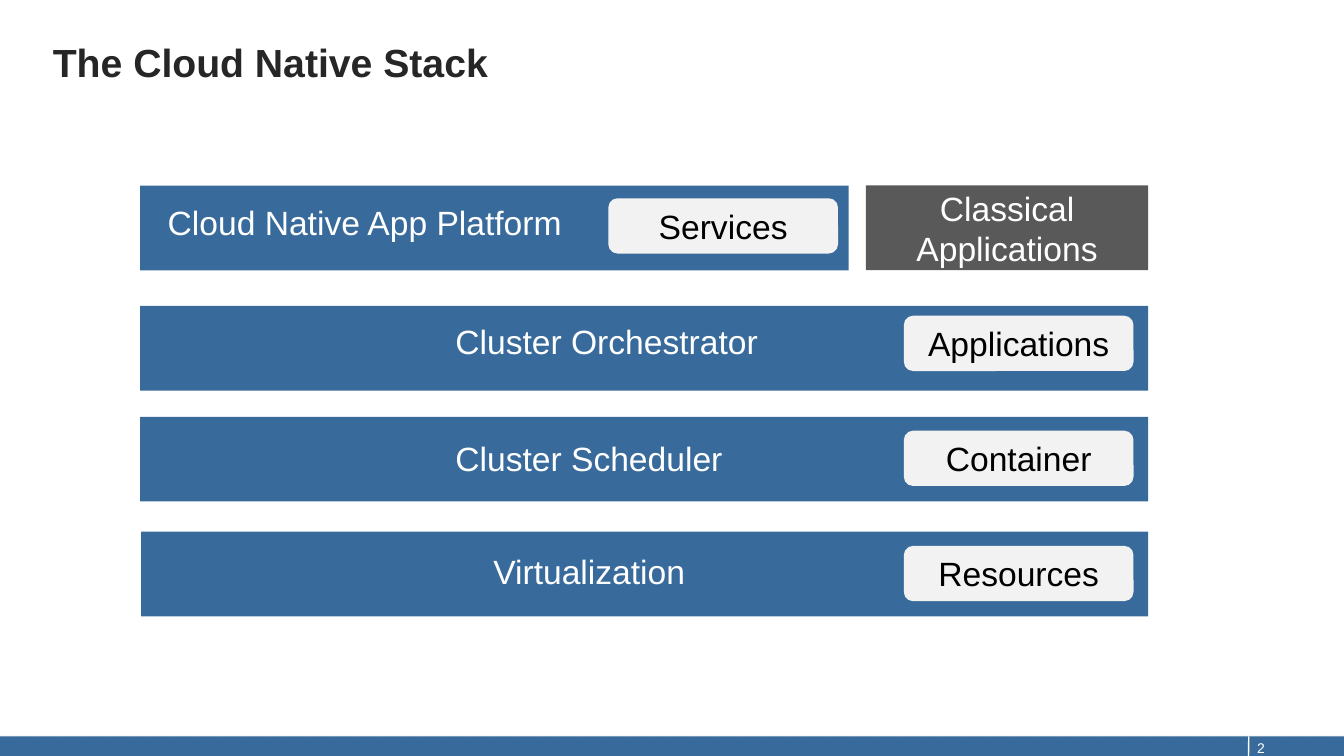
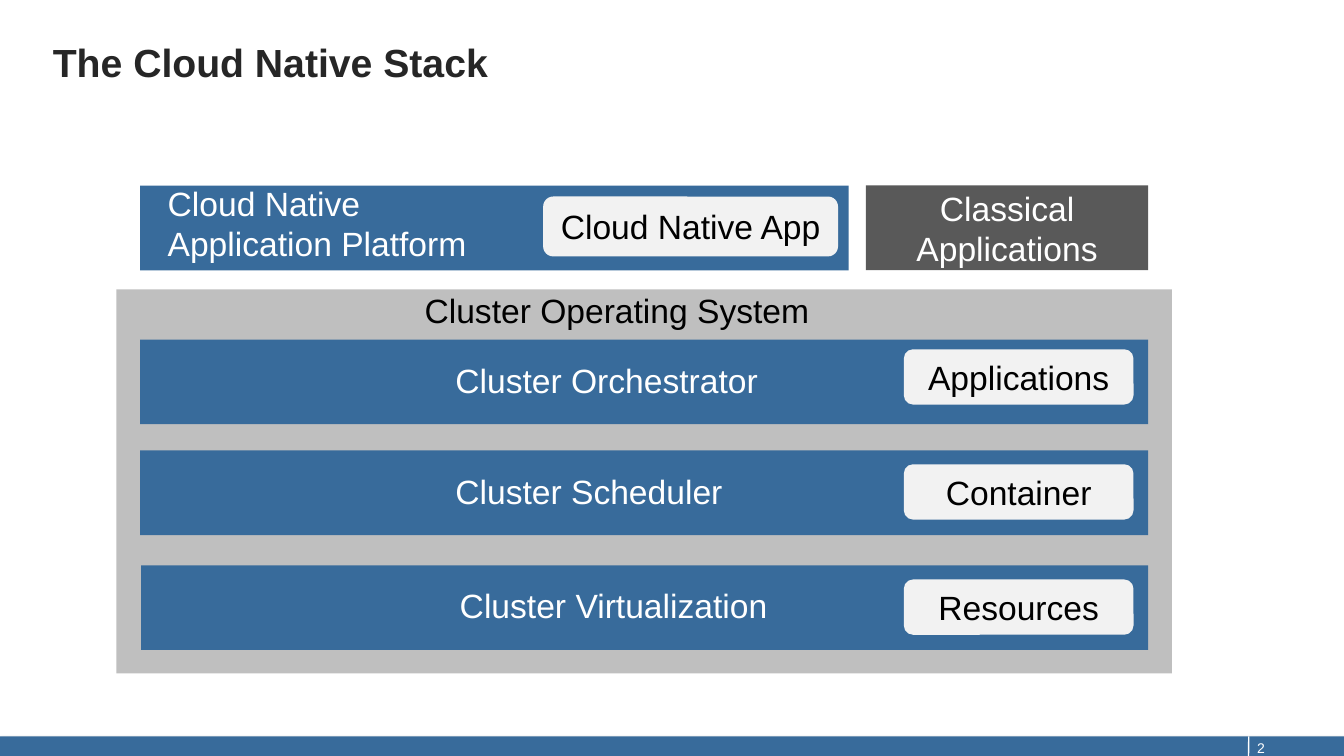
Before and after one commit to qaware/hitchhikers-guide-cloudnative, a slide deck: slide 2 of slides/05-summary.pptx. Drawn at 1344x756 pixels with LibreOffice and Linux fonts; fonts in the diff are those of the drawing. Boxes give left, top, right and bottom in pixels: in the first picture for what was removed or moved away, otherwise in the second. Text is boxed around its words. In the diff, an @@ line names an element or a change of style, - is before the commit and + after.

```diff
--- a/slides/05-summary.pptx
+++ b/slides/05-summary.pptx
@@ text at (168, 191, 466, 263): text changed @@
-Cloud Native App Platform
+Cloud Native
+Application Platform
@@ rounded rectangle "Cloud Native App": place and size @@
-rounded rectangle "Cloud Native App" at (609, 199, 839, 254)
+rounded rectangle "Cloud Native App" at (543, 197, 839, 256)
@@ text in rounded rectangle at (561, 214, 821, 246): text changed @@
-Services
+Cloud Native App
@@ rectangle added at (116, 289, 1172, 674), fill #BFBFBF @@
@@ text added at (425, 298, 809, 330), 24 pt, text #000000 @@
+Cluster Operating System
@@ text "Cluster Orchestrator": place and size @@
-text "Cluster Orchestrator" at (455, 329, 758, 355)
+text "Cluster Orchestrator" at (455, 368, 758, 394)
@@ 3 rounded rectangles, 3 rectangles, 1 text: place and size @@
-3 rounded rectangles, 3 rectangles, 1 text at (140, 307, 1148, 617)
+3 rounded rectangles, 3 rectangles, 1 text at (140, 340, 1148, 650)
@@ text at (460, 593, 768, 619): text changed @@
-Virtualization
+Cluster Virtualization
```
Also in this commit, not shown: 4 slides added, 1 slide removed, 3 other files.
